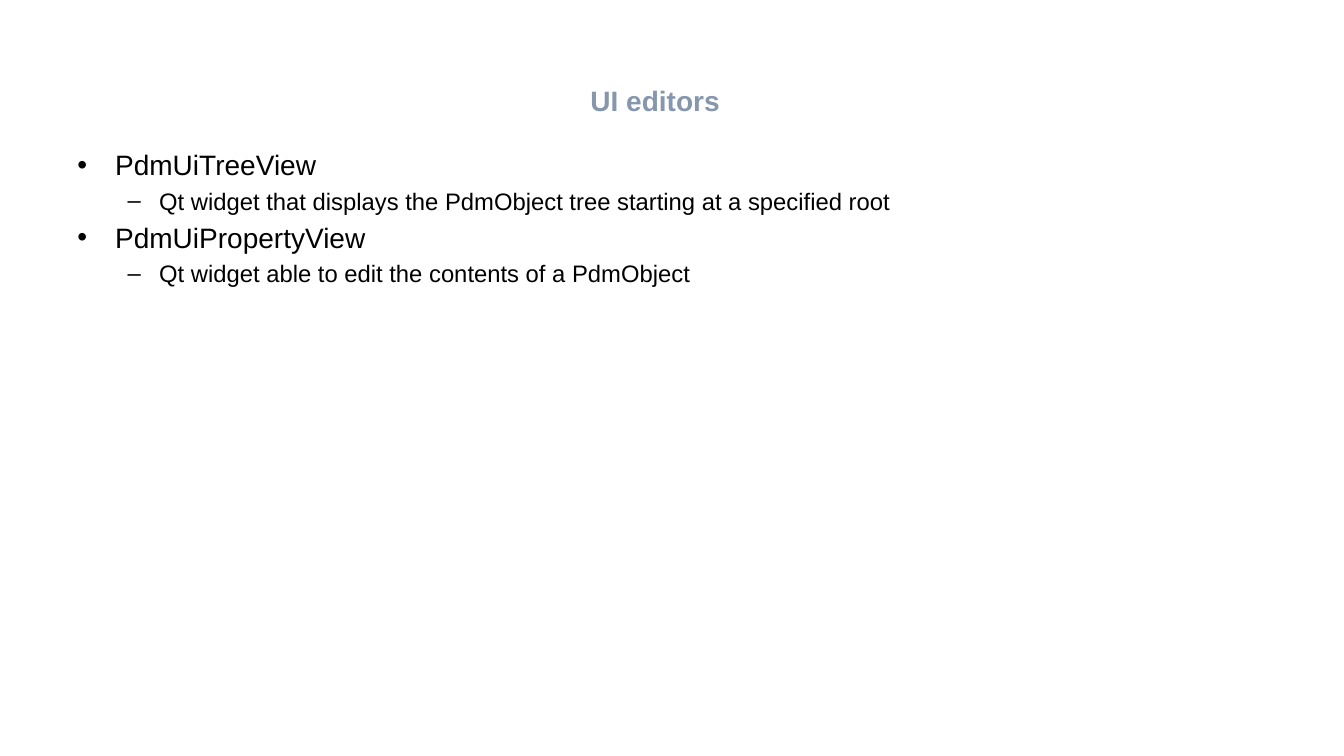
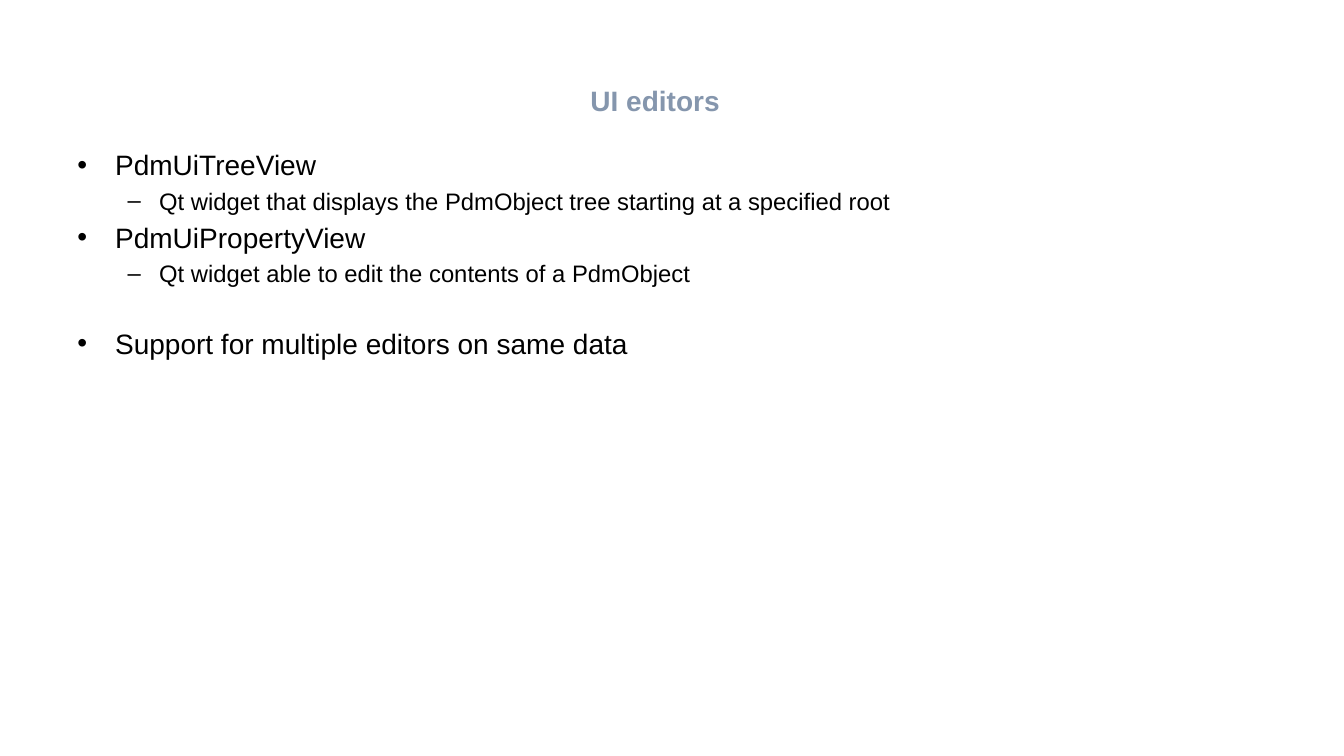
Before and after one commit to magnesj/DemoImageApplication, a slide deck: slide 7 of Presentation/Efficient application development using Qt.pptx. Drawn at 1344x756 pixels with LibreOffice and Linux fonts; fonts in the diff are those of the drawing; background and template pictures are left out. Boxes give left, top, right and bottom in pixels: in the first picture for what was removed or moved away, otherwise in the second. Text is boxed around its words. In the diff, an @@ line names an element or a change of style, - is before the commit and + after.

```diff
--- a/Presentation/Efficient application development using Qt.pptx
+++ b/Presentation/Efficient application development using Qt.pptx
@@ text at [115, 333, 628, 359]: paragraph added @@
+• Support for multiple editors on same data
```
Also in this commit, not shown: 3 other slides changed, 1 slide added.
